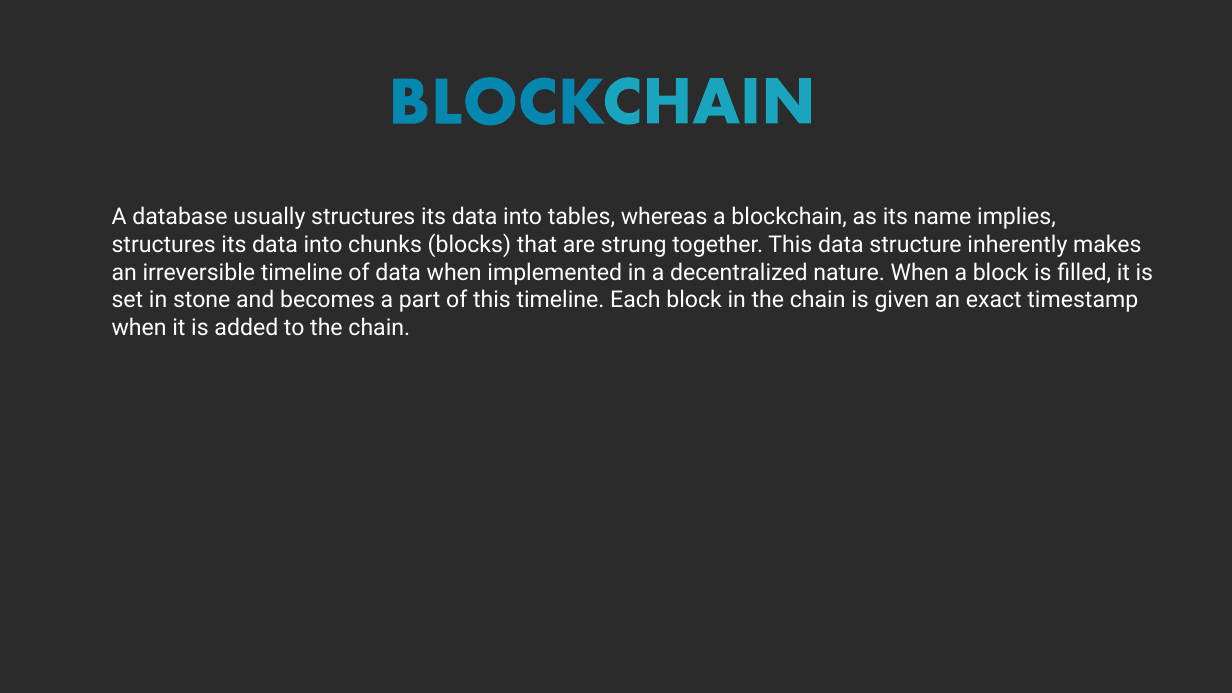
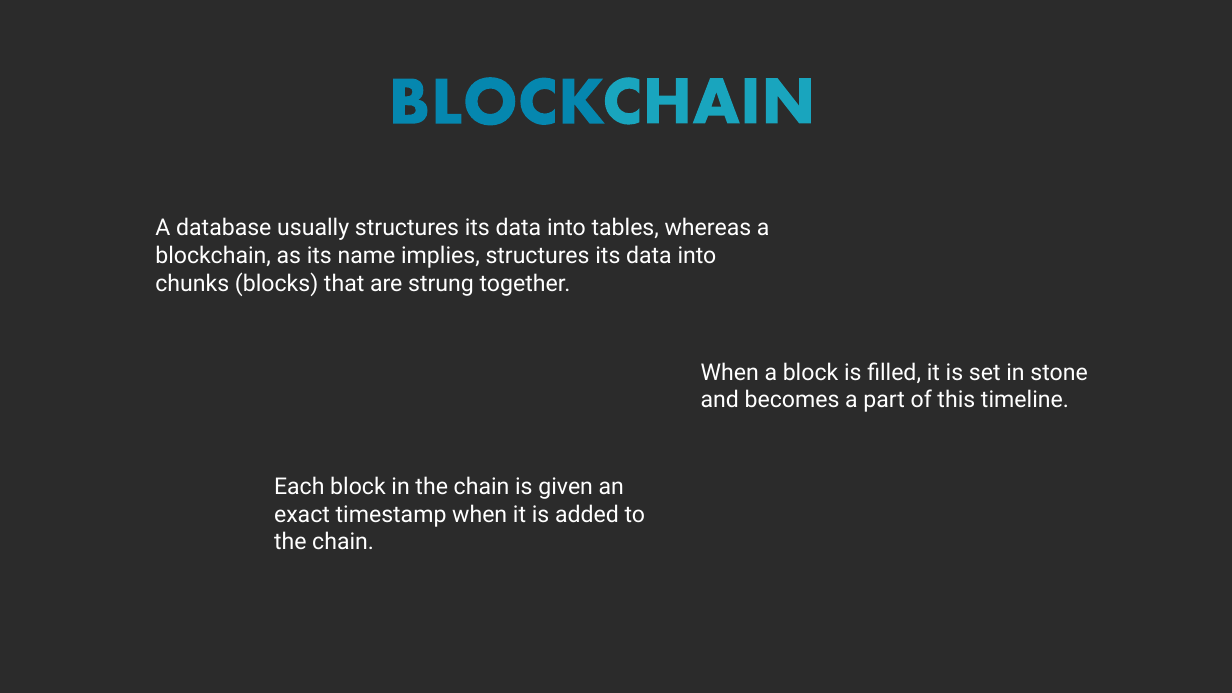
Before and after one commit to qhoangf/My-dapp, a slide deck: slide 7 of Presentation_ProjectOnSoftwareEngineering.pptx. Drawn at 1232x693 pixels with LibreOffice and Linux fonts; fonts in the diff are those of the drawing; background and template pictures are left out; a plain dark background stands for a picture behind light text. Boxes give left, top, right and bottom in pixels: in the first picture for what was removed or moved away, otherwise in the second. Text is boxed around its words. In the diff, an @@ line names an element or a change of style, - is before the commit and + after.

```diff
--- a/Presentation_ProjectOnSoftwareEngineering.pptx
+++ b/Presentation_ProjectOnSoftwareEngineering.pptx
@@ text at [155, 217, 770, 296]: text changed @@
-A database usually structures its data into tables, whereas a blockchain, as its name implies, structures its data into chunks (blocks) that are strung together. This data structure inherently makes an irreversible timeline of data when implemented in a decentralized nature. When a block is filled, it is set in stone and becomes a part of this timeline. Each block in the chain is given an exact timestamp when it is added to the chain.
+A database usually structures its data into tables, whereas a blockchain, as its name implies, structures its data into chunks (blocks) that are strung together.
@@ text added at [701, 362, 1087, 412], 18 pt, text #FFFFFF @@
+When a block is filled, it is set in stone and becomes a part of this timeline.
@@ text added at [274, 476, 646, 550], 18 pt, text #FFFFFF @@
+Each block in the chain is given an exact timestamp when it is added to the chain.
```
Also in this commit, not shown: 7 other slides changed, 1 slide added, 2 slides removed, 1 other file.
